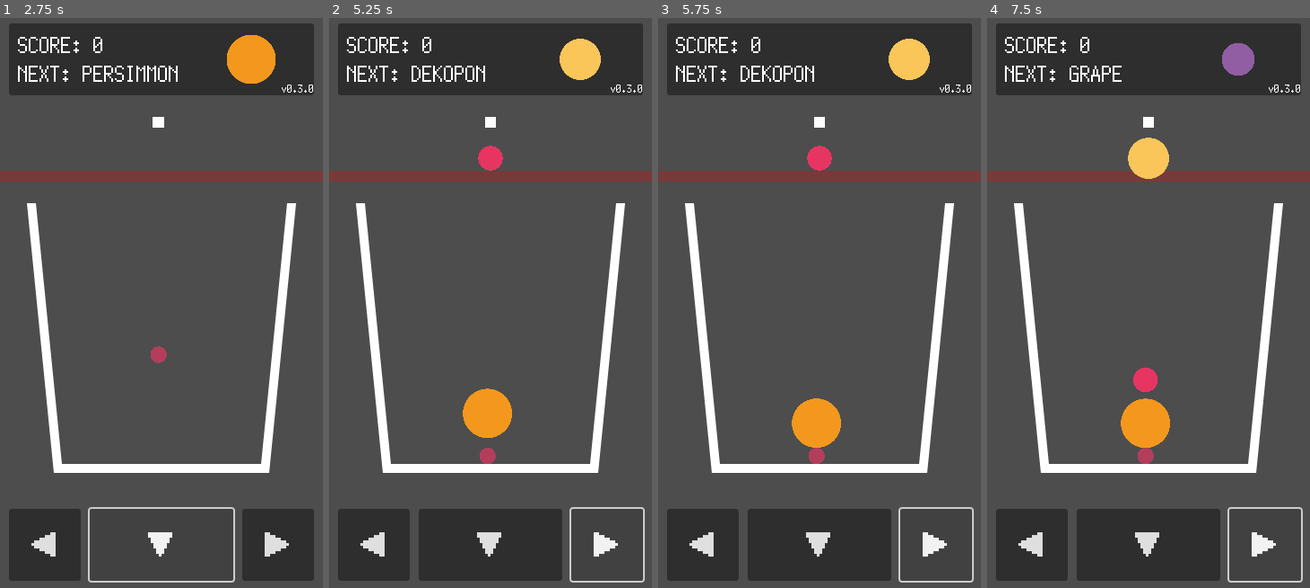
Above: before the commit, frames 1-4 (left to right).
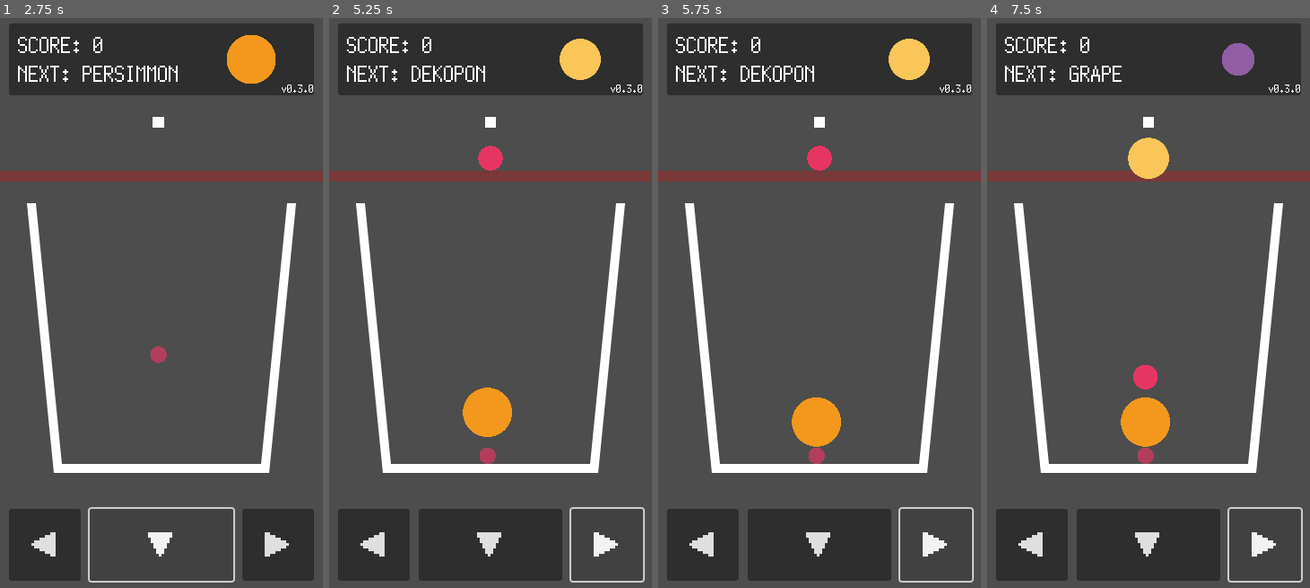
Above: after the commit, the same moments.

Repository: kamikoloss/fruits-puzzle
Game: Godot game, scene res://scenes/main.tscn
Two runs of this game, one before a commit and one after it. Both use one fixed random seed, a clock stepped at 60 frames per second and the inputs below.
Inputs:
- Up to frame 1 (2.75 s): click "START" at 0.5 s; click "◀" at 1.25 s; click "▼" at 2 s
- Up to frame 2 (5.25 s): click "▶" at 2.75 s; click "◀" at 3.5 s; click "▼" at 4.25 s; click "▶" at 5 s
- Up to frame 3 (5.75 s): no input
- Up to frame 4 (7.5 s): click "◀" at 5.75 s; click "▼" at 6.5 s; click "▶" at 7.25 s

Frame 1 is identical in both runs. In frame 2, less than 0.1% of the frame differs, in the area x 41-57%, y 64-79%; in frame 3, less than 0.1%; in frame 4, 0.2%, in the area x 41-57%, y 60-79%.

Commit message:
フルーツの当たり判定をゆるくした

Diff:
--- a/scenes/fruit.tscn
+++ b/scenes/fruit.tscn
@@ -8,7 +8,7 @@
 bounce = 0.1
 
 [sub_resource type="CircleShape2D" id="CircleShape2D_ftgdo"]
-radius = 128.0
+radius = 132.0
 
 [node name="Fruit" type="Node2D"]
 script = ExtResource("1_hns41")
Not shown: 1 places in scenes/fruit.tscn that only renumber resources
